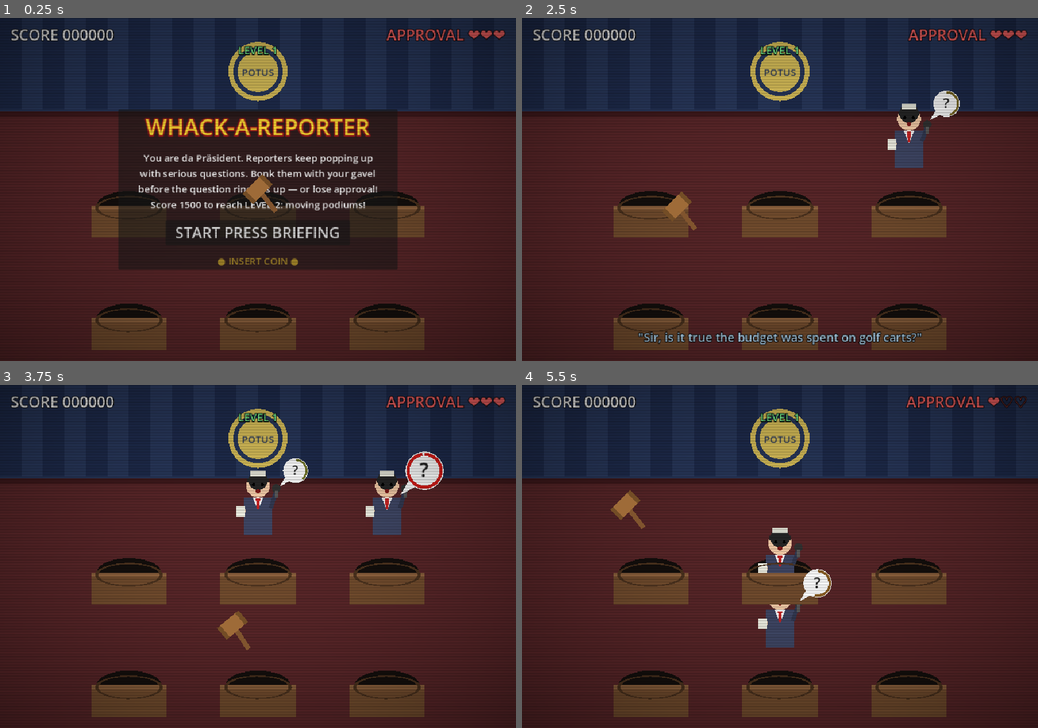
Above: before the commit, frames 1-4 (two rows, left to right).
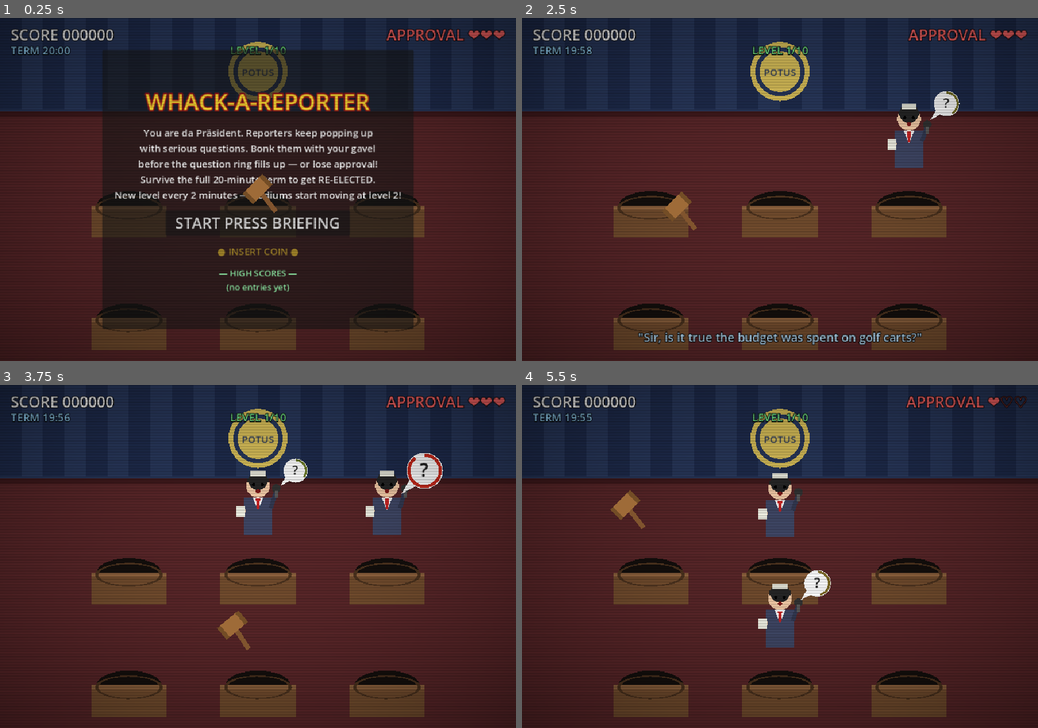
Above: after the commit, the same moments.

Repository: YemotaY/WhackAReporter
Game: Godot game, scene res://scenes/main.tscn
The game is run twice, just before and just after one commit, with the same random seed, the same clock (stepped at 60 frames per second) and the same inputs.
Inputs (mouse positions are in pixels of both pictures, inside the frame that each line leads up to):
- Up to frame 1 (0.25 s): no input
- Up to frame 2 (2.5 s): click "START PRESS BRIEFING" at 0.5 s; move the mouse to (893, 172) at 1.27 s; press the mouse at (893, 172) at 1.28 s; move the mouse to (676, 206) at 2.02 s; release the mouse at (676, 206) at 2.03 s; click (676, 206) at 2.1 s
- Up to frame 3 (3.75 s): move the mouse to (309, 481) at 2.77 s; press the mouse at (309, 481) at 2.78 s; move the mouse to (232, 625) at 3.52 s; release the mouse at (232, 625) at 3.53 s; click (232, 625) at 3.6 s
- Up to frame 4 (5.5 s): move the mouse to (934, 607) at 4.27 s; press the mouse at (934, 607) at 4.28 s; move the mouse to (625, 505) at 5.02 s; release the mouse at (625, 505) at 5.03 s; click (625, 505) at 5.1 s

The runs differ from the first frame. In frame 1, 28% of the frame differs, in the area x 2-81%, y 8-91%; in frame 2, 0.4%; in frame 3, 0.6%; in frame 4, 2.2%.

Commit message:
fixes v2

Diff:
--- a/scenes/main.tscn
+++ b/scenes/main.tscn
@@ -61,6 +61,18 @@
 horizontal_alignment = 1
 text = "LEVEL 1"
 
+[node name="TimerLabel" type="Label" parent="UI"]
+unique_name_in_owner = true
+offset_left = 20.0
+offset_top = 46.0
+offset_right = 320.0
+offset_bottom = 80.0
+theme_override_font_sizes/font_size = 20
+theme_override_colors/font_color = Color(0.6, 0.85, 1, 1)
+theme_override_colors/font_outline_color = Color(0, 0, 0, 1)
+theme_override_constants/outline_size = 5
+text = "TERM 20:00"
+
 [node name="SubtitleLabel" type="Label" parent="UI"]
 unique_name_in_owner = true
 offset_left = 40.0
@@ -80,10 +92,10 @@
 anchor_top = 0.5
 anchor_right = 0.5
 anchor_bottom = 0.5
-offset_left = -260.0
-offset_top = -150.0
-offset_right = 260.0
-offset_bottom = 150.0
+offset_left = -290.0
+offset_top = -260.0
+offset_right = 290.0
+offset_bottom = 260.0
 grow_horizontal = 2
 grow_vertical = 2
 
@@ -109,7 +121,8 @@
 text = "You are da Präsident. Reporters keep popping up
 with serious questions. Bonk them with your gavel
 before the question ring fills up — or lose approval!
-Score 1500 to reach LEVEL 2: moving podiums!"
+Survive the full 20-minute term to get RE-ELECTED.
+New level every 2 minutes — podiums start moving at level 2!"
 
 [node name="StartButton" type="Button" parent="UI/MenuPanel/VBox"]
 unique_name_in_owner = true
@@ -125,6 +138,14 @@
 theme_override_colors/font_color = Color(1, 0.85, 0.2, 1)
 horizontal_alignment = 1
 text = "● INSERT COIN ●"
+
+[node name="BoardMenuLabel" type="Label" parent="UI/MenuPanel/VBox"]
+unique_name_in_owner = true
+layout_mode = 2
+theme_override_font_sizes/font_size = 16
+theme_override_colors/font_color = Color(0.6, 1, 0.7, 1)
+horizontal_alignment = 1
+text = "— HIGH SCORES —"
 
 [node name="GameOverPanel" type="PanelContainer" parent="UI"]
 unique_name_in_owner = true
@@ -134,19 +155,20 @@
 anchor_top = 0.5
 anchor_right = 0.5
 anchor_bottom = 0.5
-offset_left = -230.0
-offset_top = -140.0
-offset_right = 230.0
-offset_bottom = 140.0
+offset_left = -270.0
+offset_top = -270.0
+offset_right = 270.0
+offset_bottom = 270.0
 grow_horizontal = 2
 grow_vertical = 2
 
 [node name="VBox" type="VBoxContainer" parent="UI/GameOverPanel"]
 layout_mode = 2
-theme_override_constants/separation = 16
+theme_override_constants/separation = 12
 alignment = 1
 
-[node name="Title" type="Label" parent="UI/GameOverPanel/VBox"]
+[node name="OverTitle" type="Label" parent="UI/GameOverPanel/VBox"]
+unique_name_in_owner = true
 layout_mode = 2
 theme_override_font_sizes/font_size = 36
 theme_override_colors/font_color = Color(1, 0.3, 0.25, 1)
@@ -155,7 +177,8 @@
 horizontal_alignment = 1
 text = "IMPEACHED!"
 
-[node name="Sub" type="Label" parent="UI/GameOverPanel/VBox"]
+[node name="OverSub" type="Label" parent="UI/GameOverPanel/VBox"]
+unique_name_in_owner = true
 layout_mode = 2
 theme_override_font_sizes/font_size = 18
 horizontal_alignment = 1
@@ -167,6 +190,39 @@
 theme_override_font_sizes/font_size = 24
 horizontal_alignment = 1
 text = "Final Score: 0"
+
+[node name="NameRow" type="HBoxContainer" parent="UI/GameOverPanel/VBox"]
+unique_name_in_owner = true
+layout_mode = 2
+size_flags_horizontal = 4
+theme_override_constants/separation = 10
+
+[node name="NameHint" type="Label" parent="UI/GameOverPanel/VBox/NameRow"]
+layout_mode = 2
+theme_override_font_sizes/font_size = 18
+text = "INITIALS:"
+
+[node name="NameEdit" type="LineEdit" parent="UI/GameOverPanel/VBox/NameRow"]
+unique_name_in_owner = true
+layout_mode = 2
+custom_minimum_size = Vector2(90, 0)
+theme_override_font_sizes/font_size = 20
+max_length = 3
+placeholder_text = "AAA"
+
+[node name="SubmitButton" type="Button" parent="UI/GameOverPanel/VBox/NameRow"]
+unique_name_in_owner = true
+layout_mode = 2
+theme_override_font_sizes/font_size = 18
+text = " OK "
+
+[node name="BoardOverLabel" type="Label" parent="UI/GameOverPanel/VBox"]
+unique_name_in_owner = true
+layout_mode = 2
+theme_override_font_sizes/font_size = 16
+theme_override_colors/font_color = Color(0.6, 1, 0.7, 1)
+horizontal_alignment = 1
+text = "— HIGH SCORES —"
 
 [node name="RetryButton" type="Button" parent="UI/GameOverPanel/VBox"]
 unique_name_in_owner = true
--- a/scripts/hole.gd
+++ b/scripts/hole.gd
@@ -20,7 +20,7 @@
 var _tween: Tween
 
 func _ready() -> void:
-	z_index = 0
+	# Note: z_index is assigned per-row by main.gd so lower rows render in front.
 	# Reporter, clipped between back and front of the hole.
 	_reporter = Reporter.new()
 	_reporter.position = Vector2(0, DOWN_Y)
--- a/scripts/main.gd
+++ b/scripts/main.gd
@@ -4,11 +4,13 @@
 const GRID_COLS := 3
 const GRID_ROWS := 2
 const START_LIVES := 3
-const LEVEL2_SCORE := 1500
+const LEVEL_DURATION := 120.0      # seconds per level
+const MAX_LEVEL := 10              # 10 levels x 2 min = 20 min campaign
 const HOLE_MOVE_AMPLITUDE := 70.0
-const HOLE_MOVE_SPEED := 1.6
-
-enum GameState { MENU, PLAYING, GAME_OVER }
+const LEADERBOARD_PATH := "user://leaderboard.json"
+const LEADERBOARD_SIZE := 10
+
+enum GameState { MENU, PLAYING, GAME_OVER, VICTORY }
 
 var game_state: int = GameState.MENU
 var score := 0
@@ -18,6 +20,7 @@
 var elapsed := 0.0
 var spawn_timer := 0.0
 var level := 1
+var leaderboard: Array = []  # [{name, score, level}]
 
 var holes: Array[Hole] = []
 var hole_base_pos: Array[Vector2] = []
@@ -43,8 +46,14 @@
 @onready var level_label: Label = %LevelLabel
 @onready var subtitle_label: Label = %SubtitleLabel
 @onready var coin_label: Label = %CoinLabel
+@onready var timer_label: Label = %TimerLabel
+@onready var board_menu_label: Label = %BoardMenuLabel
+@onready var board_over_label: Label = %BoardOverLabel
+@onready var name_edit: LineEdit = %NameEdit
+@onready var name_row: Control = %NameRow
 
 func _ready() -> void:
+	_load_leaderboard()
 	_build_background()
 	_build_holes()
 	# Hammer lives on its own CanvasLayer above all UI (layer > UI's default 1).
@@ -60,7 +69,10 @@
 	game_over_panel.visible = false
 	%StartButton.pressed.connect(_start_game)
 	%RetryButton.pressed.connect(_start_game)
+	%SubmitButton.pressed.connect(_submit_score)
+	name_edit.text_submitted.connect(func(_t): _submit_score())
 	_blink_coin_label()
+	_refresh_board_labels()
 	_update_hud()
 
 func _blink_coin_label() -> void:
@@ -78,6 +90,9 @@
 		for c in GRID_COLS:
 			var hole := Hole.new()
 			hole.position = Vector2(240 + c * 240, 280 + r * 210)
+			# Lower rows render in front so their reporters aren't hidden
+			# behind podiums of the row above.
+			hole.z_index = r * 10
 			hole.whacked.connect(_on_whacked)
 			hole.question_asked.connect(_on_question_asked)
 			add_child(hole)
@@ -109,23 +124,47 @@
 	if spawn_timer <= 0.0:
 		_spawn_reporter()
 		spawn_timer = _spawn_interval()
-	if level == 1 and score >= LEVEL2_SCORE:
-		_enter_level2()
+	var new_level := mini(int(elapsed / LEVEL_DURATION) + 1, MAX_LEVEL)
+	if new_level > level:
+		_enter_level(new_level)
 	if level >= 2:
 		_move_holes(delta)
-
-func _enter_level2() -> void:
-	level = 2
-	voice.say("prez_level2")
-	_spawn_banner("LEVEL 2 — THEY'RE MOVING!")
-	_update_hud()
+	if elapsed >= LEVEL_DURATION * MAX_LEVEL:
+		_victory()
+	_update_timer()
+
+func _enter_level(new_level: int) -> void:
+	level = new_level
+	lives = mini(lives + 1, START_LIVES + 2)  # small approval bonus per term stage
+	match level:
+		2:
+			voice.say("prez_level2")
+			_spawn_banner("LEVEL 2 — THEY'RE MOVING!")
+		5:
+			_spawn_banner("LEVEL 5 — MIDTERMS! FASTER!")
+			voice.say("prez_taunt1")
+		MAX_LEVEL:
+			_spawn_banner("FINAL LEVEL — LAME DUCK FURY!")
+			voice.say("prez_taunt1")
+		_:
+			_spawn_banner("LEVEL %d" % level)
+	_play("start")
+	_update_hud()
+
+func _hole_move_speed() -> float:
+	# Ramps from 1.2 at level 2 up to ~3.2 at level 10.
+	return 1.2 + (level - 2) * 0.25
 
 func _move_holes(_delta: float) -> void:
 	for i in holes.size():
 		var phase := float(i) * 1.1
 		var dir := 1.0 if i % 2 == 0 else -1.0
 		holes[i].position.x = hole_base_pos[i].x \
-			+ dir * sin(elapsed * HOLE_MOVE_SPEED + phase) * HOLE_MOVE_AMPLITUDE
+			+ dir * sin(elapsed * _hole_move_speed() + phase) * HOLE_MOVE_AMPLITUDE
+		# From level 6 the podiums also bob vertically.
+		if level >= 6:
+			holes[i].position.y = hole_base_pos[i].y \
+				+ cos(elapsed * _hole_move_speed() * 0.7 + phase) * 25.0
 
 func _spawn_banner(text: String) -> void:
 	var lbl := Label.new()
@@ -148,12 +187,14 @@
 	tw.tween_callback(lbl.queue_free)
 
 func _spawn_interval() -> float:
-	# Gets faster over time: 1.5s -> 0.55s
-	return max(0.55, 1.5 - elapsed * 0.02) * randf_range(0.8, 1.2)
+	# Per-level ramp: 1.5s at level 1 down to 0.5s at level 10.
+	var t := float(level - 1) / float(MAX_LEVEL - 1)
+	return lerpf(1.5, 0.5, t) * randf_range(0.8, 1.2)
 
 func _question_time() -> float:
-	# Reporters ask faster over time: 2.4s -> 1.0s
-	return max(1.0, 2.4 - elapsed * 0.025)
+	# Reporters ask faster per level: 2.6s -> 1.0s.
+	var t := float(level - 1) / float(MAX_LEVEL - 1)
+	return lerpf(2.6, 1.0, t)
 
 func _spawn_reporter() -> void:
 	var free := holes.filter(func(h): return not h.is_busy())
@@ -203,19 +244,90 @@
 
 func _game_over() -> void:
 	game_state = GameState.GAME_OVER
+	_end_round("IMPEACHED!", "Too many serious questions were asked.")
+	_play("fail")
+	voice.say("prez_over")
+
+func _victory() -> void:
+	game_state = GameState.VICTORY
+	score += 5000  # term-completion bonus
+	_end_round("RE-ELECTED!", "You survived the full 20-minute term!")
+	_play("start")
+	voice.say("prez_taunt1")
+
+func _end_round(title: String, sub: String) -> void:
 	high_score = max(high_score, score)
 	for h in holes:
 		h.force_sink()
-	_play("fail")
-	voice.say("prez_over")
-	final_label.text = "FINAL SCORE %06d\nBEST %06d" % [score, high_score]
+	%OverTitle.text = title
+	%OverSub.text = sub
+	final_label.text = "FINAL SCORE %06d" % score
+	name_row.visible = _qualifies_for_board(score)
+	name_edit.text = ""
+	if name_row.visible:
+		name_edit.grab_focus()
+	_refresh_board_labels()
 	game_over_panel.visible = true
+
+# --- Leaderboard -----------------------------------------------------------
+
+func _load_leaderboard() -> void:
+	leaderboard = []
+	if FileAccess.file_exists(LEADERBOARD_PATH):
+		var f := FileAccess.open(LEADERBOARD_PATH, FileAccess.READ)
+		var data: Variant = JSON.parse_string(f.get_as_text())
+		if data is Array:
+			leaderboard = data
+
+func _save_leaderboard() -> void:
+	var f := FileAccess.open(LEADERBOARD_PATH, FileAccess.WRITE)
+	f.store_string(JSON.stringify(leaderboard))
+
+func _qualifies_for_board(s: int) -> bool:
+	if s <= 0:
+		return false
+	if leaderboard.size() < LEADERBOARD_SIZE:
+		return true
+	return s > int(leaderboard[-1]["score"])
+
+func add_leaderboard_entry(entry_name: String, s: int, lvl: int) -> void:
+	entry_name = entry_name.strip_edges().to_upper().substr(0, 3)
+	if entry_name.is_empty():
+		entry_name = "AAA"
+	leaderboard.append({"name": entry_name, "score": s, "level": lvl})
+	leaderboard.sort_custom(func(a, b): return int(a["score"]) > int(b["score"]))
+	if leaderboard.size() > LEADERBOARD_SIZE:
+		leaderboard.resize(LEADERBOARD_SIZE)
+	_save_leaderboard()
+
+func _submit_score() -> void:
+	add_leaderboard_entry(name_edit.text, score, level)
+	name_row.visible = false
+	_play("tick")
+	_refresh_board_labels()
+
+func _board_text() -> String:
+	if leaderboard.is_empty():
+		return "— HIGH SCORES —\n(no entries yet)"
+	var lines := ["— HIGH SCORES —"]
+	for i in leaderboard.size():
+		var e: Dictionary = leaderboard[i]
+		lines.append("%2d. %-3s  %06d  LV%d" % [i + 1, e["name"], int(e["score"]), int(e["level"])])
+	return "\n".join(lines)
+
+func _refresh_board_labels() -> void:
+	board_menu_label.text = _board_text()
+	board_over_label.text = _board_text()
+
+func _update_timer() -> void:
+	var remaining: float = maxf(0.0, LEVEL_DURATION * MAX_LEVEL - elapsed)
+	timer_label.text = "TERM %02d:%02d" % [int(remaining) / 60, int(remaining) % 60]
 
 func _update_hud() -> void:
 	score_label.text = "SCORE %06d" % score
-	lives_label.text = "APPROVAL " + "❤".repeat(max(0, lives)) + "♡".repeat(START_LIVES - max(0, lives))
+	lives_label.text = "APPROVAL " + "❤".repeat(max(0, lives)) + "♡".repeat(maxi(0, START_LIVES - max(0, lives)))
 	combo_label.text = "COMBO x%d" % combo if combo > 1 else ""
-	level_label.text = "LEVEL %d" % level
+	level_label.text = "LEVEL %d/%d" % [level, MAX_LEVEL]
 
 func _spawn_score_popup(pos: Vector2, text: String) -> void:
 	var lbl := Label.new()
--- a/tests/smoke_test.gd
+++ b/tests/smoke_test.gd
@@ -56,9 +56,9 @@
 	main._start_game()
 	assert(main.game_state == main.GameState.PLAYING and main.lives == 3, "restart ok")
 
-	# Level 2: moving holes
+	# Level 2: time-based, holes move
 	assert(main.level == 1, "starts at level 1")
-	main.score = main.LEVEL2_SCORE
+	main.elapsed = main.LEVEL_DURATION + 0.1
 	await process_frame
 	await process_frame
 	assert(main.level == 2, "should be level 2")
@@ -66,10 +66,30 @@
 	await create_timer(0.5).timeout
 	assert(absf(main.holes[0].position.x - x_before) > 1.0, "holes should move in level 2")
 
+	# Z-order: bottom row must render in front of top row
+	assert(main.holes[3].z_index > main.holes[0].z_index, "bottom row in front")
+
 	# Voice system wired
 	assert(main.voice != null and main.voice.subtitle_label != null, "voice box wired")
 	main.voice.say("prez_whack1")
 	assert(main.subtitle_label.text != "", "subtitle shown")
 
+	# Leaderboard
+	main.leaderboard = []
+	main.add_leaderboard_entry("zz", 500, 2)
+	main.add_leaderboard_entry("aaa", 900, 3)
+	assert(main.leaderboard[0]["name"] == "AAA" and int(main.leaderboard[0]["score"]) == 900, "sorted board")
+	assert(main.leaderboard[1]["name"] == "ZZ", "uppercased name")
+	assert(main._qualifies_for_board(1) == true, "qualifies when board not full")
+	main._load_leaderboard()
+	assert(main.leaderboard.size() >= 2, "leaderboard persisted to disk")
+
+	# Victory path
+	main.elapsed = main.LEVEL_DURATION * main.MAX_LEVEL + 0.1
+	await process_frame
+	await process_frame
+	assert(main.game_state == main.GameState.VICTORY, "should reach victory after full term")
+	assert(main.game_over_panel.visible, "end panel visible on victory")
+
 	print("ALL SMOKE TESTS PASSED")
 	quit(0)
Not shown, changed: README.md
